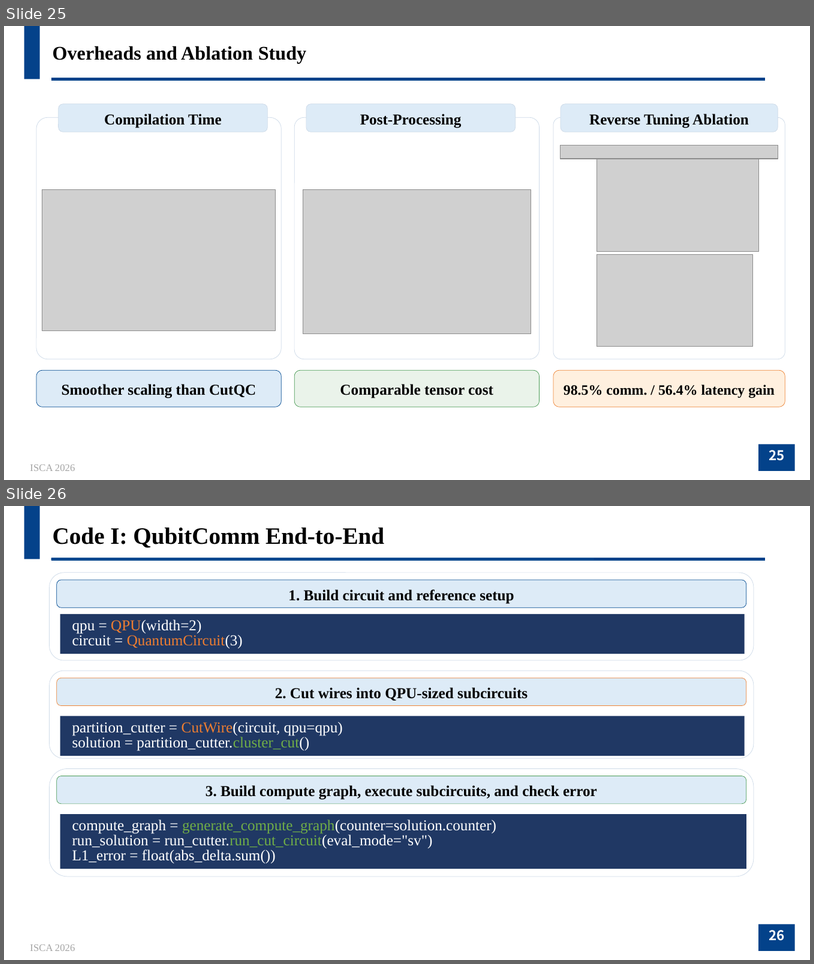
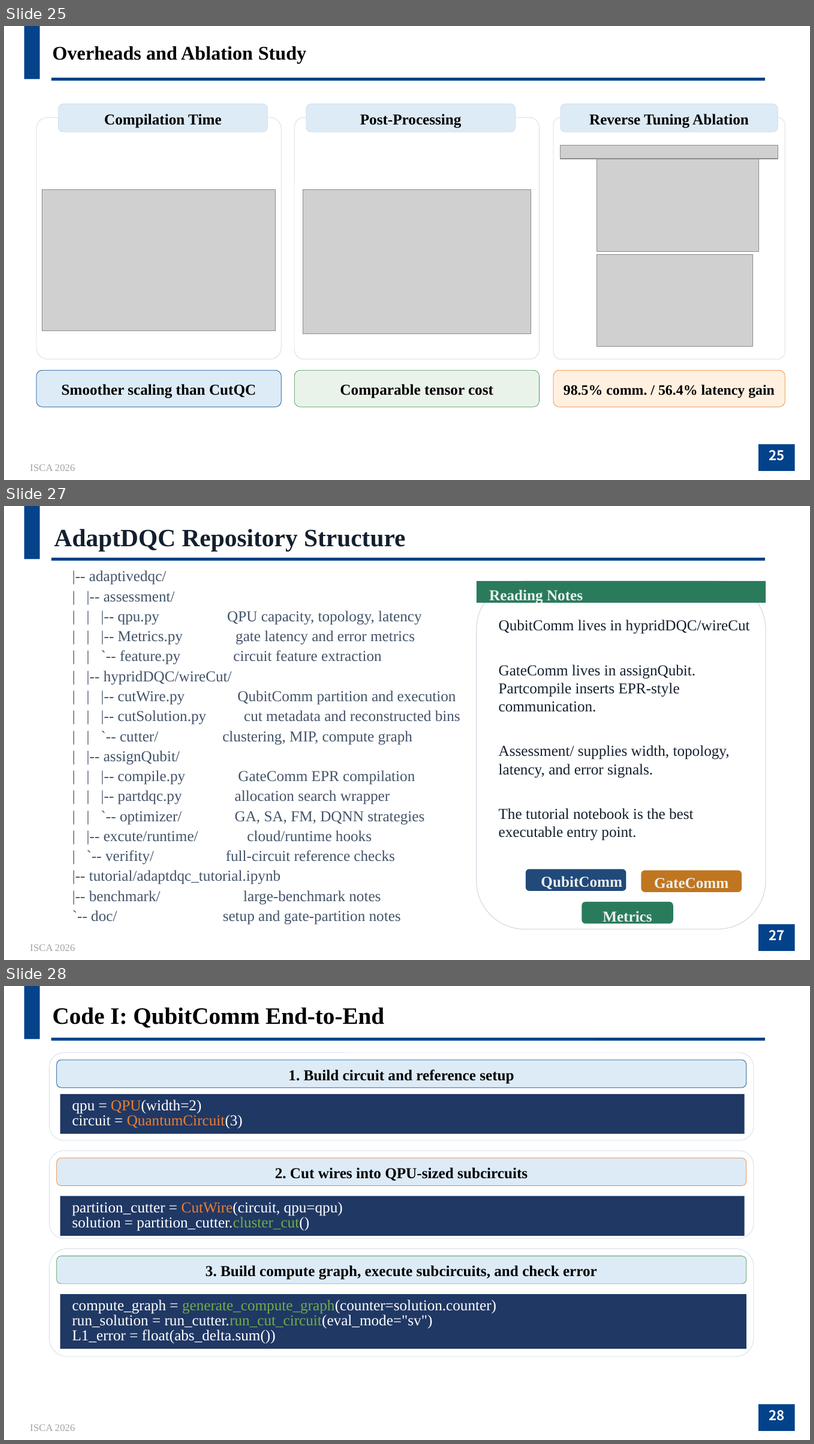
Before and after one commit to JanusQ/Janus4, a slide deck: 3-adaptDQC/pptx/AdaptDQC_tutorial.pptx. Shown one above the other, each under a label of ours: slides 25 and 26 before the commit, slides 25, 27 and 28 after it; the slides between them are not shown. The pictures are 814x964 and 814x1444 pixels, drawn with LibreOffice and Linux fonts; fonts in the diff are those of the drawing; grey boxes stand for pictures; background and template pictures are left out. Boxes give left, top, right and bottom in pixels: in the first picture for what was removed or moved away, otherwise in the second. Text is boxed around its words. In the diff, an @@ line names an element or a change of style, - is before the commit and + after.

```diff
--- a/3-adaptDQC/pptx/AdaptDQC_tutorial.pptx
+++ b/3-adaptDQC/pptx/AdaptDQC_tutorial.pptx
@@ slide 27 added at [4,506,810,960], background #FFFFFF; not listed: 4 template elements that a slide beside it also shows @@
@@ text added at [54,529,405,552], 29.6 pt, text #141F2E, bold @@
+AdaptDQC Repository Structure
@@ text added at [89,570,456,924], 18 pt, text #44546A @@
+|-- adaptivedqc/
+| |-- assessment/
+| | |-- qpu.py QPU capacity, topology, latency
+| | |-- Metrics.py gate latency and error metrics
+| | `-- feature.py circuit feature extraction
+| |-- hypridDQC/wireCut/
+| | |-- cutWire.py QubitComm partition and execution
+| | |-- cutSolution.py cut metadata and reconstructed bins
+| | `-- cutter/ clustering, MIP, compute graph
+| |-- assignQubit/
+| | |-- compile.py GateComm EPR compilation
+| | |-- partdqc.py allocation search wrapper
+| | `-- optimizer/ GA, SA, FM, DQNN strategies
+| |-- excute/runtime/ cloud/runtime hooks
+| `-- verifity/ full-circuit reference checks
+|-- tutorial/adaptdqc_tutorial.ipynb
+|-- benchmark/ large-benchmark notes
+`-- doc/ setup and gate-partition notes
@@ rounded rectangle added at [477,581,766,929], fill #FFFFFF, outline #D2DAE2 0.8 pt @@
@@ rectangle added at [477,581,766,603], fill #2A7B5C @@
@@ text added at [489,589,583,604], 18 pt, text #ECF0F1, bold @@
+Reading Notes
@@ text added at [499,619,750,840], 18 pt, text #141F2E @@
+QubitComm lives in hypridDQC/wireCut
+GateComm lives in assignQubit. Partcompile inserts EPR-style communication.
+Assessment/ supplies width, topology, latency, and error signals.
+The tutorial notebook is the best executable entry point.
@@ rounded rectangle added at [526,869,626,891], fill #21497A @@
@@ text added at [541,876,623,889], 18 pt, text #ECF0F1, bold @@
+QubitComm
@@ rounded rectangle added at [642,870,742,892], fill #C07620 @@
@@ text added at [654,877,729,888], 18 pt, text #ECF0F1, bold @@
+GateComm
@@ rounded rectangle added at [582,901,674,924], fill #2A7B5C @@
@@ text added at [603,910,652,925], 18 pt, text #ECF0F1, bold @@
+Metrics
@@ what was slide 26 is now slide 28 @@
@@ page number at [769,1410,785,1420]: text changed @@
-26
+28
```
Also in this commit, not shown: 2 slides changed, 1 other slide added, 5 other files.
